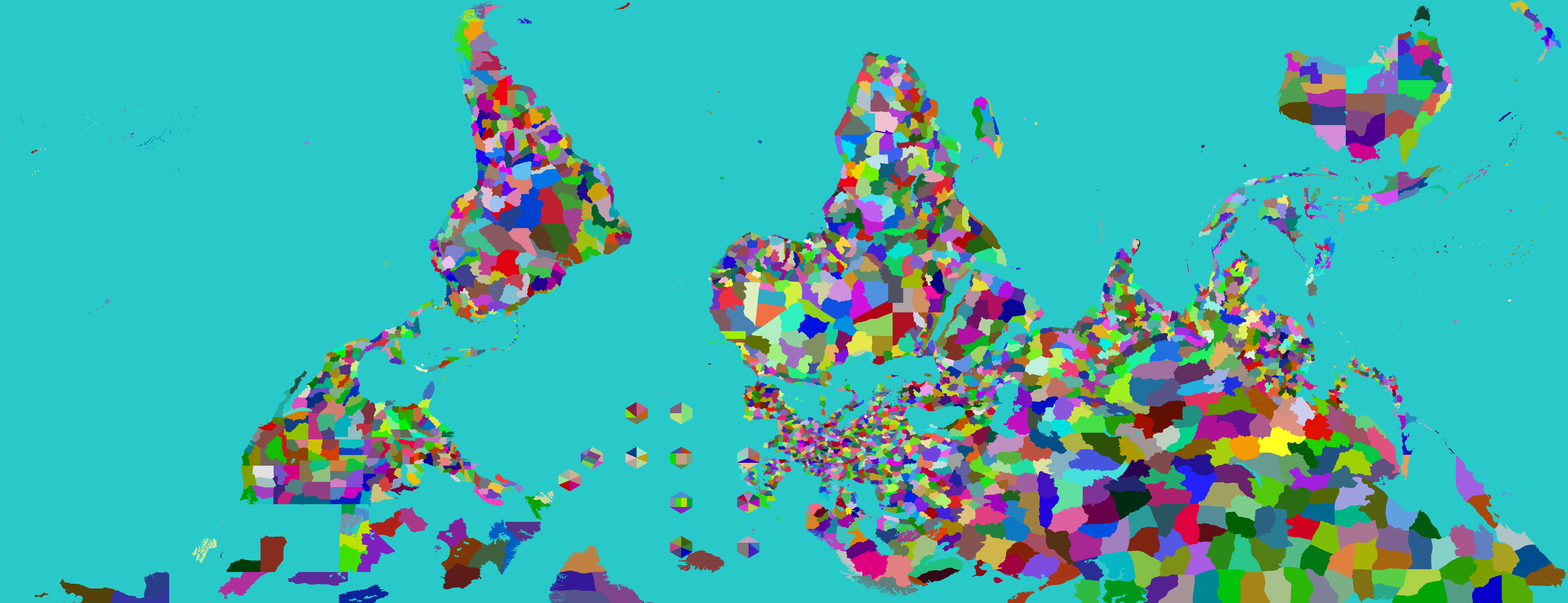
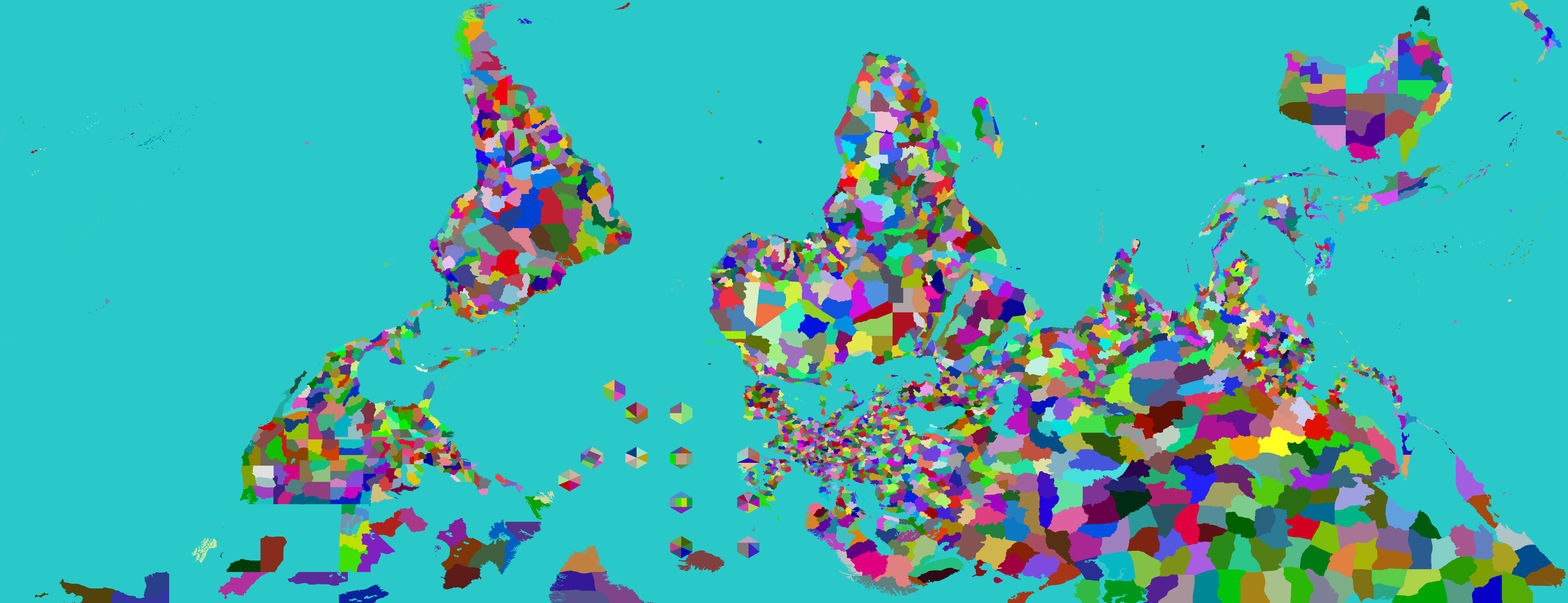
The second 1568 x 603 image is a revision of the first. Changes to its layers:
painted on "Provinces" over <box>472,379,626,506</box>
